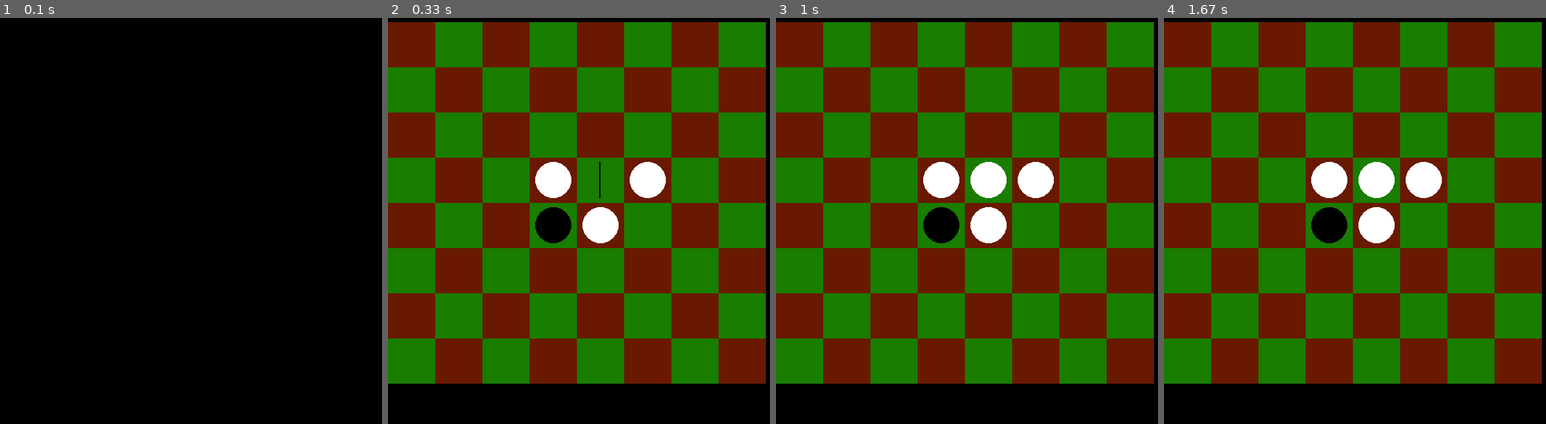
Above: before the commit, frames 1-4 (left to right).
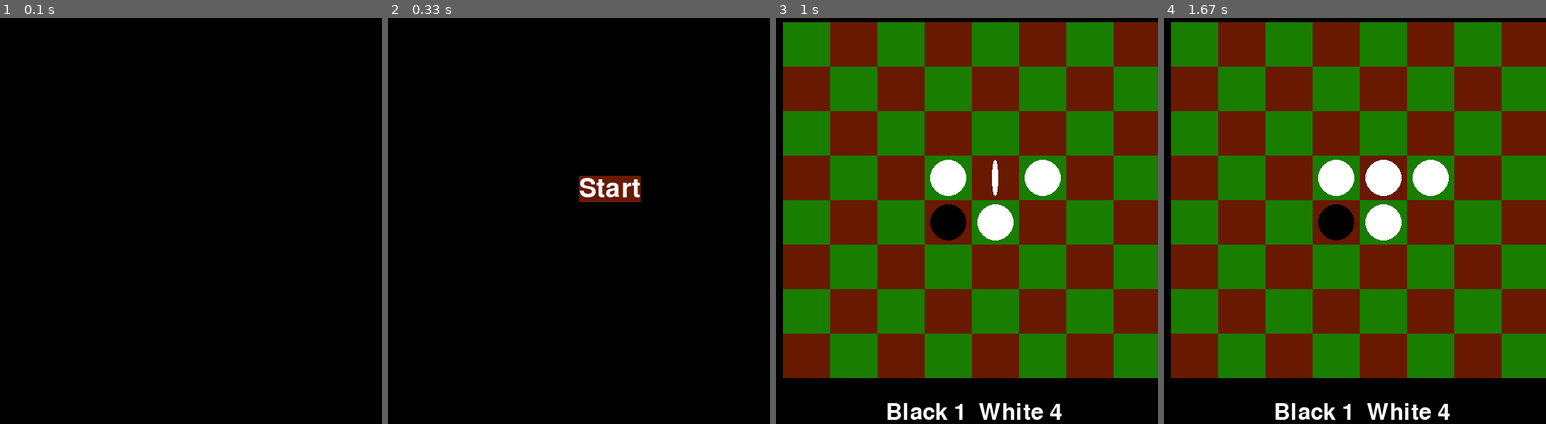
Above: after the commit, the same moments.

Repository: Eric-Fratzke/pygames
Game: pygame game, started from othello/othello.py
Two runs of this game, one before a commit and one after it. Both use one fixed random seed, a clock stepped at 60 frames per second and the inputs below.
Inputs (mouse positions are in pixels of both pictures, inside the frame that each line leads up to):
- Up to frame 1 (0.1 s): no input
- Up to frame 2 (0.33 s): no input
- Up to frame 3 (1 s): click (997, 188) at 0.43 s, where only the run after the commit has a clickable "Start"
- Up to frame 4 (1.67 s): click (1236, 314) at 1.3 s

Frame 1 is identical in both runs. In frame 2, 87% of the frame differs, in the area x 0-99%, y 1-91%; in frame 3, 73%; in frame 4, 73%.

Commit message:
Efficient lookup and menu started

Diff:
--- a/othello/othello.py
+++ b/othello/othello.py
@@ -15,6 +15,9 @@
 	DIMEN = 8 # dimension of the grid 8x8
 	P1_COLOR = [0,0,0]
 	P2_COLOR = [255,255,255]
+
+	ORANGE_COLOR = [105,25,0]
+	GREEN_COLOR = [25,125,0]
 
 	# Move and states
 	TIE = 2 		# TIE
@@ -43,11 +46,11 @@
 			self.rect = [self.screen_pos[0],self.screen_pos[1],self.size[0],self.size[1]]
 			self.frame = 0
 			if (i%2) == 0 and (j%2) != 0:
-					self.cell_color = [25,125,0]
+					self.cell_color = Board.ORANGE_COLOR
 			elif (j%2) == 0 and (i%2) != 0:
-					self.cell_color = [25,125,0]
+					self.cell_color = Board.ORANGE_COLOR
 			else:
-				self.cell_color = [105,25,0]
+				self.cell_color = Board.GREEN_COLOR
 
 		def __repr__(self):
 			return "(" + str( self.grid_pos[0]) + ", " + str(self.grid_pos[1]) + ")"
@@ -55,7 +58,11 @@
 		def __eq__(self, other):
 			if other:
 				return self.grid_pos == other.grid_pos
-			return
+			return False
+
+		def __hash__(self):
+			return hash(self.grid_pos )
+
 		def copy(self):
 			'''
 				return deepcopy of cell
@@ -108,7 +115,7 @@
 
 		def draw_highlight(self,screen, piece=False):
 			if piece:
-				pygame.draw.circle(screen, [255,12,0], self.midpoint,self.radius,3)
+				pygame.draw.circle(screen, [255,12,0], self.midpoint,self.radius+2,3)
 			else:
 				pygame.draw.rect(screen, [250,250,0], self.rect, 3)
 
@@ -119,9 +126,10 @@
 
 
 	def __init__(self, offset, size):
+		self.font = pygame.font.SysFont(None, 48)
 		self.offset = offset
 		self.size = size
-		cell_size = math.floor(size[0]/self.DIMEN), math.floor(size[1]/self.DIMEN)
+		cell_size = size[0]//self.DIMEN, size[1]//self.DIMEN
 		self.grid = []
 		self.setup_board(offset, cell_size)
 		self.winner = self.P0
@@ -148,6 +156,7 @@
 
 
 	def setup_board(self, offset, cell_size):
+		self.pieces = {}
 		# clear if not empty
 		if len(self.grid) > 0:
 			for row in self.grid:
@@ -159,23 +168,30 @@
 			for y in range(0, self.DIMEN):
 				screen_pos = (offset[0]+x*cell_size[0], offset[1]+y*cell_size[1])
 				self.grid[x].append(self.Cell((x,y), screen_pos, cell_size, self.P0) )
-		center = (self.DIMEN-1)/2
+		center = (self.DIMEN-1)//2
 		# set initial pieces
-		self.grid[math.floor(center)][math.floor(center+1)].owner = self.P1
-		self.grid[math.floor(center+1)][math.floor(center)].owner = self.P1
-		self.grid[math.floor(center)][math.floor(center)].owner = self.P2
-		self.grid[math.floor(center+1)][math.floor(center+1)].owner = self.P2
+		a = self.grid[center][center+1]
+		b = self.grid[center+1][center]
+		c = self.grid[center][center]
+		d = self.grid[center+1][center+1]
+		self.pieces[self.P1] = {a:1, b:1}
+		self.pieces[self.P2] = {c:1, d:1}
+		a.owner = b.owner = self.P1
+		c.owner = d.owner = self.P2
 
 	def get_winner(self):
 		return self.winner
 
+	def get_score(self, player):
+		return len(self.pieces[player].keys())
+
 	def check_game_over(self):
 		'''
 			Returns winner if game is over, if game is not over returns P0
 		'''
 		winner = self.P0
-		p1_cell_count =  len( self.get_owned_cells(self.P1))
-		p2_cell_count = len( self.get_owned_cells(self.P2))
+		# p1_cell_count =  len( self.get_owned_cells(self.P1))
+		# p2_cell_count = len( self.get_owned_cells(self.P2))
 		has_empty = False
 		i = 0
 		# try to find any empty cell
@@ -188,16 +204,26 @@
 			i+=1
 
 		# if player has no cells then they lose!
-		if p1_cell_count <= 0 :
+		# if p1_cell_count <= 0 :
+		# 	winner = self.P2
+		# elif p2_cell_count <= 0 :
+		# 	winner = self.P1
+		p1_score = self.get_score(self.P1)
+		p2_score = self.get_score(self.P2)
+		if p1_score <= 0 :
 			winner = self.P2
-		elif p2_cell_count <= 0 :
+		elif p2_score <= 0 :
 			winner = self.P1
 		# if the board has no empty, pick winner by number of owned cells
 		elif not has_empty:
 			print("FULL BOARD!")
-			if p1_cell_count > p2_cell_count:
+			# if p1_cell_count > p2_cell_count:
+			# 	winner = self.P1
+			# elif p1_cell_count < p2_cell_count:
+			# 	winner = self.P2
+			if p1_score > p2_score:
 				winner = self.P1
-			elif p1_cell_count < p2_cell_count:
+			elif p1_score < p2_score:
 				winner = self.P2
 			else:
 				winner = self.TIE
@@ -230,6 +256,11 @@
 		for row in self.grid:
 			for cell in row:
 				cell.draw(screen)
+		score_text = self.font.render('Black %d  White %d' % \
+					(self.get_score(self.P1), self.get_score(self.P2)), True, (255, 255, 255))
+		score_text_rect =	(self.offset[0]+self.size[0]//2-score_text.get_width()//2,\
+							self.offset[1]+self.size[1]+score_text.get_height())
+		screen.blit(score_text,score_text_rect)
 
 	def get_intersecting_cell(self, pos):
 		for row in self.grid:
@@ -238,14 +269,15 @@
 					return cell
 		return None
 
-	def get_owned_cells(self, owner):
-		cells = []
-		for row in self.grid:
-			for cell in row:
-				if cell.owner == owner:
-					cells.append(cell)
-		return cells
-
+	# def get_owned_cells(self, owner):
+	# 	cells = []
+	# 	for row in self.grid:
+	# 		for cell in row:
+	# 			if cell.owner == owner:
+	# 				cells.append(cell)
+	# 	return cells
+	def get_owned_cells(self, player):
+		return list(self.pieces[player].keys())
 
 	def get_moves(self, cell):
 		'''
@@ -288,11 +320,67 @@
 									#else keep searching
 		return moves
 
+	def is_move(self, move):
+		valid = False
+		cell_from, cell_to = move
+		if cell_to.owner == self.P0:
+			i,j = cell_from.grid_pos
+			di, dj = self.get_move_delta(move)
+			ni, nj = i+di, j+dj
+			if (ni, nj) != (i,j):
+				valid = True
+				next_cell = None
+				while valid and \
+						ni >= 0 and ni < self.DIMEN and nj >= 0 and nj < self.DIMEN:
+					next_cell = self.grid[ni][nj]
+					# if cell is owned by opponent
+					if next_cell.owner == cell_from.owner or next_cell.owner == self.P0:
+						valid  = False
+					ni, nj = ni+di, nj+dj
+				# empty cell broke loop
+				if next_cell.owner == self.P0:
+					valid = True
+				else:
+					valid = False
+		return valid
 
 	def move_piece(self, move):
 		self.wait = self.WAIT_TIME
 		# flips all cells in between the line segment created by  to and from
 		# try for each cell from owned cells
+		cell_from, cell_to = move
+		i, j =  cell_from.grid_pos
+		di, dj = self.get_move_delta(move)
+		ni, nj = i+di, j+dj
+		next_cell = None
+		continue_flipping = True
+		while continue_flipping  and \
+				ni >= 0 and ni < self.DIMEN and nj >= 0 and nj < self.DIMEN:
+			next_cell = self.grid[ni][nj]
+			# if cell is owned by opponent
+			if next_cell.owner != cell_from.owner and next_cell.owner != self.P0:
+				# add piece to new owner remove from old
+				self.pieces[cell_from.owner][next_cell] = 1
+				del self.pieces[next_cell.owner][next_cell]
+				next_cell.flip() # flip owner and start animation
+			else:
+				continue_flipping  = False
+			ni, nj = ni+di, nj+dj
+		cell_to.owner = cell_from.owner
+		self.pieces[cell_from.owner][cell_to] = 1
+
+
+	def move(self, player, cell_to):
+		'''
+		for each player move from any owned cell to destination cell
+		'''
+		moves = self.get_all_moves(player)
+		for move in moves:
+			if move[1] == cell_to:
+				self.move_piece(move)
+
+
+	def get_move_delta(self, move):
 		cell_from, cell_to = move
 		i, j =  cell_from.grid_pos
 		fi, fj =  cell_to.grid_pos
@@ -306,30 +394,7 @@
 			dj = 1
 		if dj < 0:
 			dj = -1
-		search = True
-		ni, nj = i+di, j+dj
-		next_cell = None
-		continue_flipping = True
-		while continue_flipping  and \
-				ni >= 0 and ni < self.DIMEN and nj >= 0 and nj < self.DIMEN:
-			next_cell = self.grid[ni][nj]
-			# if cell is owned by opponent
-			if next_cell.owner != cell_from.owner and next_cell.owner != self.P0:
-				next_cell.flip() # flip owner and start animation
-			else:
-				continue_flipping  = False
-			ni, nj = ni+di, nj+dj
-		cell_to.owner = cell_from.owner
-
-	def move(self, player, cell_to):
-		'''
-		for each player move from any owned cell to destination cell
-		'''
-		moves = self.get_all_moves(player)
-		for move in moves:
-			if move[1] == cell_to:
-				self.move_piece(move)
-
+		return (di, dj)
 
 
 class AI:
@@ -355,23 +420,54 @@
 				move = moves[random.randint(0, len(moves)-1)]
 		return move
 
+class Menu:
+	def __init__(self, pos):
+		self.pos = pos
+		self.font_height = 56
+		self.font = pygame.font.SysFont(None, self.font_height)
+		# start button
+		self.buttons = {}
+		self.buttons['START'] = ((self.font.render('Start', True, (255, 255, 255),Board.ORANGE_COLOR),\
+							(self.pos[0], self.pos[0])))
+
+	def draw(self, screen):
+		keys  = list(self.buttons.keys())
+		for i in range(0, len(keys)):
+			text, pos = self.buttons[keys[i]]
+			screen.blit(text, (pos[0], pos[1]+i*text.get_height()  ))
+
+
+	def get_intersecting_button(self, pos):
+		keys  = list(self.buttons.keys())
+		for i in range(0, len(keys)):
+			button = self.buttons[keys[i]]
+			button_pos = button[1]
+			size = button[0].get_width(),button[0].get_height()
+			if (pos[0] > button_pos[0] and pos[0] < button_pos[0]+size[0]) \
+				and (pos[1] > button_pos[1] and pos[1] < button_pos[1]+size[1]):
+				return keys[i]
+		return None
+
 def main():
 	size = [550, 650]
-	board = Board((0, size[1]/12), (size[0], size[0]*0.95))
-	player = Board.P1
-	ai = AI(Board.P2, board)
+	board = None
+	player = None
+	ai = None
 	selected_cell = None
-	potential_moves = []
-	current_player = random.randint(Board.P1, Board.P2)
+	potential_moves = None
+	current_player = None
+	winner = None
+	start_clicked = False
 	exit = False
-	winner = None
+	show_menu = True
 	pygame.init()
 	screen = pygame.display.set_mode(size)
 	pygame.display.set_caption("138 Othello/Reversi ")
 	clock = pygame.time.Clock()
+	menu = Menu((size[0]//2,size[1]//2))
 	# main while loop
 	while not exit:
-		player_clicked = False
+		mouse_clicked = False
 		clock.tick(10)
 		for event in pygame.event.get():
 			if event.type == pygame.QUIT:
@@ -380,63 +476,80 @@
 				a = None # do nothing
 			elif event.type == pygame.MOUSEBUTTONDOWN:
 				# if it is the current players turn!
-				player_clicked = True
-		# get next  players turn if animation is done
-		if winner != None:
-			# handle game over prompt
-			a = None
-		# set winner if game over
-		elif board.check_game_over():
-			winner = board.get_winner()
-			print("WINNER: PLAYER " +str(winner+1))
-			# display winner!
-		# make decision
-		else:
-			if not board.is_waiting():
-				# player selection and is players turn
-				if current_player == player:
-					all_player_moves = board.get_all_moves(player)
-					if not all_player_moves:
+				mouse_clicked = True
+				mouse_pos = pygame.mouse.get_pos()
+
+		#
+		screen.fill([0,0,0])
+		if not show_menu:
+			if winner != None:
+				# handle game over prompt
+				a = None
+			# set winner if game over
+			elif board.check_game_over():
+				winner = board.get_winner()
+				print('WINNER: PLAYER %d\nPlayer 1:%d\nPlayer 2:%d\n' % \
+					(winner+1, board.get_score(board.P1),board.get_score(board.P2) ))
+
+				# display winner!
+			# make decision
+			else:
+				if not board.is_waiting():
+					# player selection and is players turn
+					if current_player == player:
+						all_player_moves = board.get_all_moves(player)
+						if not all_player_moves:
+							current_player = board.toggle_player(current_player)
+						# if player is selecting
+						elif mouse_clicked:
+							#pick up piece an high light moves
+							if selected_cell == None:
+								cell = board.get_intersecting_cell(mouse_pos)
+								# select piece if it is owned by player
+								if cell and cell.owner == current_player:
+									selected_cell = cell
+									potential_moves = board.get_moves(selected_cell)
+							else:
+								#try to place piece at cell
+								cell = board.get_intersecting_cell(mouse_pos)
+								if cell in potential_moves:
+									# add the piece to the cell and flip all pieces in between
+									board.move(current_player, cell)
+									current_player = board.toggle_player(current_player)
+								# unselect current piece if not selecting new piece
+								if cell and cell.owner == current_player:
+									selected_cell = cell
+									potential_moves = board.get_moves(selected_cell)
+								else:
+									selected_cell = None
+
+					elif current_player == ai.player:
+						move = ai.get_move()
+						if move != Board.NO_MOVES:
+							board.move(current_player,move[1])
+						# update current player
 						current_player = board.toggle_player(current_player)
-					# if player is selecting
-					elif player_clicked:
-						mouse_pos = pygame.mouse.get_pos()
-						#pick up piece an high light moves
-						if selected_cell == None:
-							cell = board.get_intersecting_cell(mouse_pos)
-							# select piece if it is owned by player
-							if cell and cell.owner == current_player:
-								selected_cell = cell
-								potential_moves = board.get_moves(selected_cell)
-						else:
-							#try to place piece at cell
-							cell = board.get_intersecting_cell(mouse_pos)
-							if cell in potential_moves:
-								# add the piece to the cell and flip all pieces in between
-								board.move(current_player, cell)
-								current_player = board.toggle_player(current_player)
-							# unselect current piece if not selecting new piece
-							if cell and cell.owner == current_player:
-								selected_cell = cell
-								potential_moves = board.get_moves(selected_cell)
-							else:
-								selected_cell = None
-
-				elif current_player == ai.player:
-					move = ai.get_move()
-					if move != Board.NO_MOVES:
-						board.move(current_player,move[1])
-					# update current player
-					current_player = board.toggle_player(current_player)
-		# draw
-		screen.fill([0,0,0])
-		board.draw(screen)
-		# if cell is celected highlight current piece, and any potential moves
-		if selected_cell:
-			# highlight the piece
-			selected_cell.draw_highlight(screen, True)
-			for move in potential_moves:
-				move.draw_highlight(screen)
+			board.draw(screen)
+			# if cell is celected highlight current piece, and any potential moves
+			if selected_cell:
+				# highlight the piece
+				selected_cell.draw_highlight(screen, True)
+				for move in potential_moves:
+					move.draw_highlight(screen)
+
+		else: #show_menu:
+			if mouse_clicked: # handle menu input
+				button_id = menu.get_intersecting_button(mouse_pos)
+				if button_id == 'START':
+					show_menu = False
+					board = Board( (10, size[1]/12), (size[0], size[0]*0.95-10)  )
+					player = Board.P1
+					ai = AI(Board.P2, board)
+					selected_cell = None
+					potential_moves = []
+					current_player = random.randint(Board.P1, Board.P2)
+					winner = None
+			menu.draw(screen)
 
 		pygame.display.flip()
 
